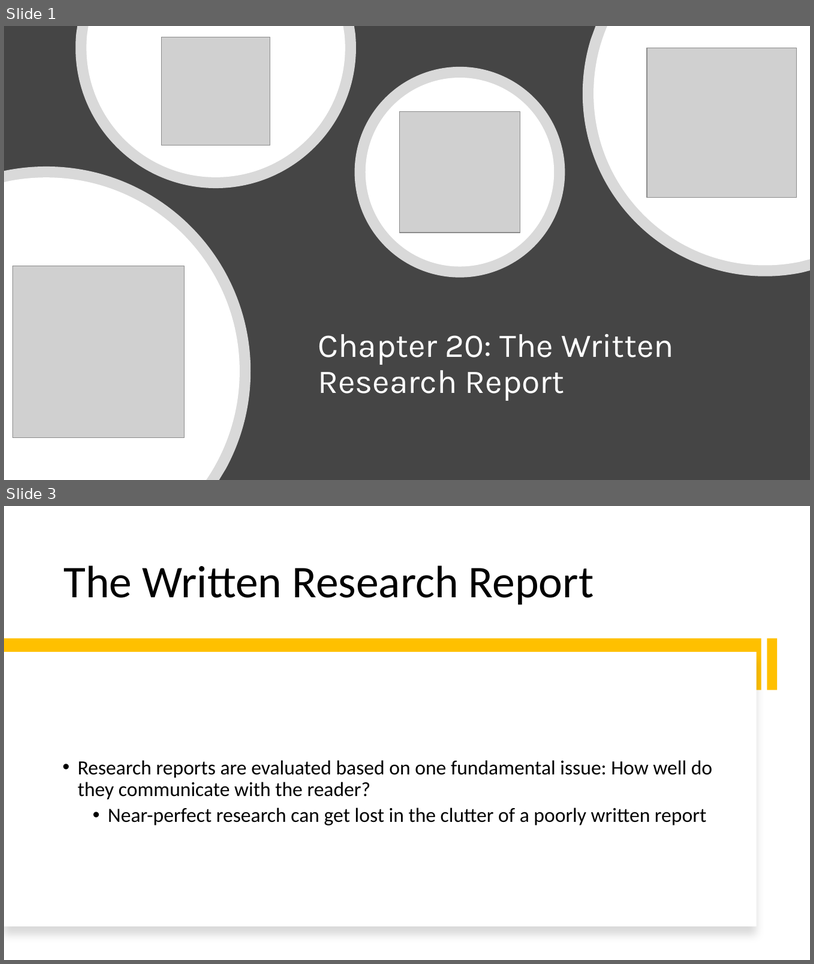
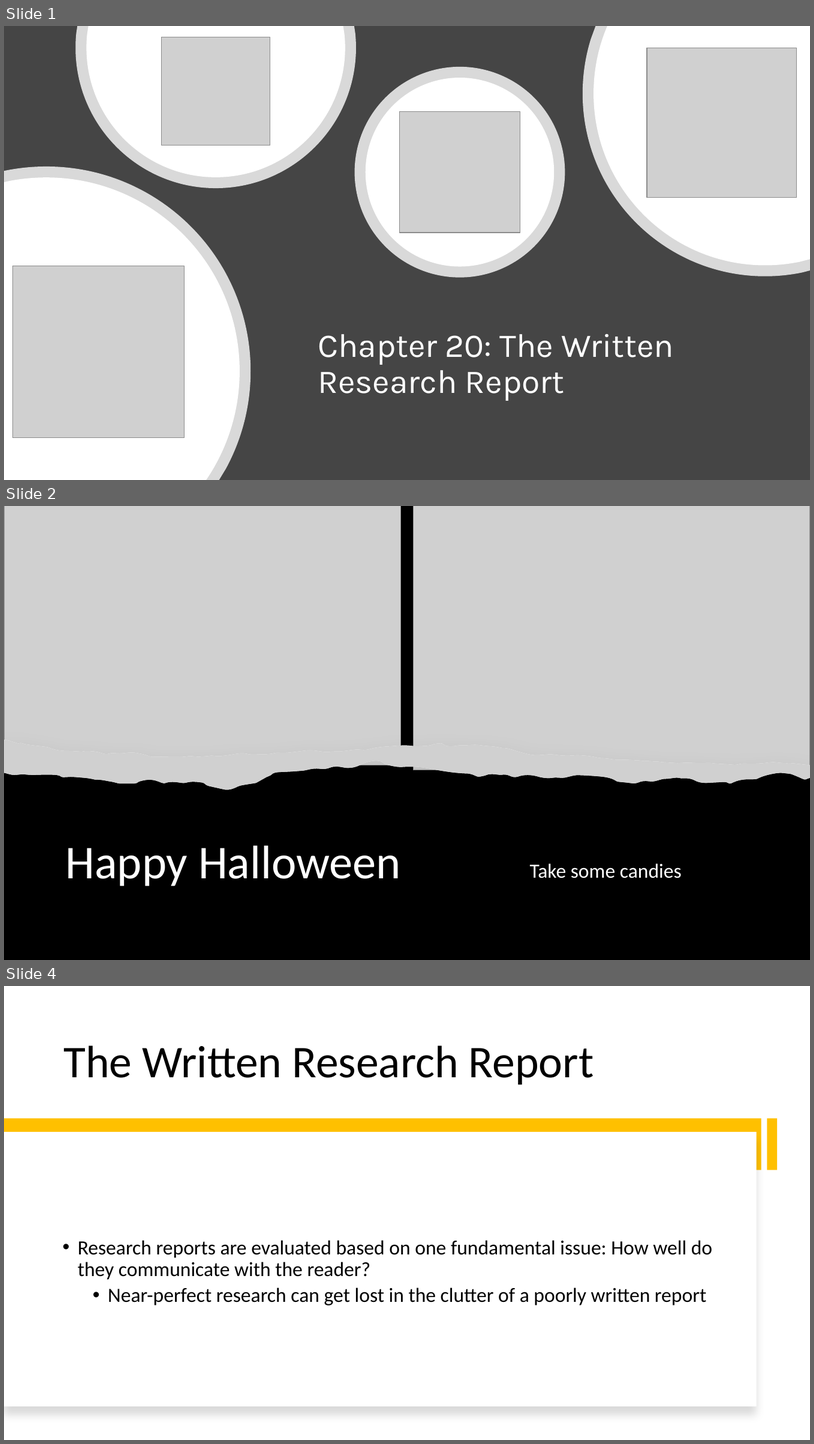
Before and after one commit to mikenguyen13/mar4050, a slide deck: lectures/10/Research Presentation.pptx. Shown one above the other, each under a label of ours: slides 1 and 3 before the commit, slides 1, 2 and 4 after it; the slides between them are not shown. The pictures are 814x964 and 814x1444 pixels, drawn with LibreOffice and Linux fonts; fonts in the diff are those of the drawing; grey boxes stand for pictures. Boxes give left, top, right and bottom in pixels: in the first picture for what was removed or moved away, otherwise in the second. Text is boxed around its words. In the diff, an @@ line names an element or a change of style, - is before the commit and + after.

```diff
--- a/lectures/10/Research Presentation.pptx
+++ b/lectures/10/Research Presentation.pptx
@@ slide 2 added at (4, 506, 810, 960), background #FFFFFF @@
@@ rectangle added at (4, 506, 810, 960), fill #000000 @@
@@ picture added at (4, 506, 401, 765) @@
@@ picture added at (414, 506, 810, 770) @@
@@ freeform shape added at (4, 739, 810, 790), fill #FFFFFF @@
@@ picture added at (4, 739, 810, 790) @@
@@ title added at (65, 845, 401, 886), 56 pt, text #FFFFFF @@
+Happy Halloween
@@ text added at (530, 863, 682, 878), 24 pt, text #FFFFFF @@
+Take some candies
@@ what was slide 3 is now slide 4 @@
```
Also in this commit, not shown: 4 other files.
